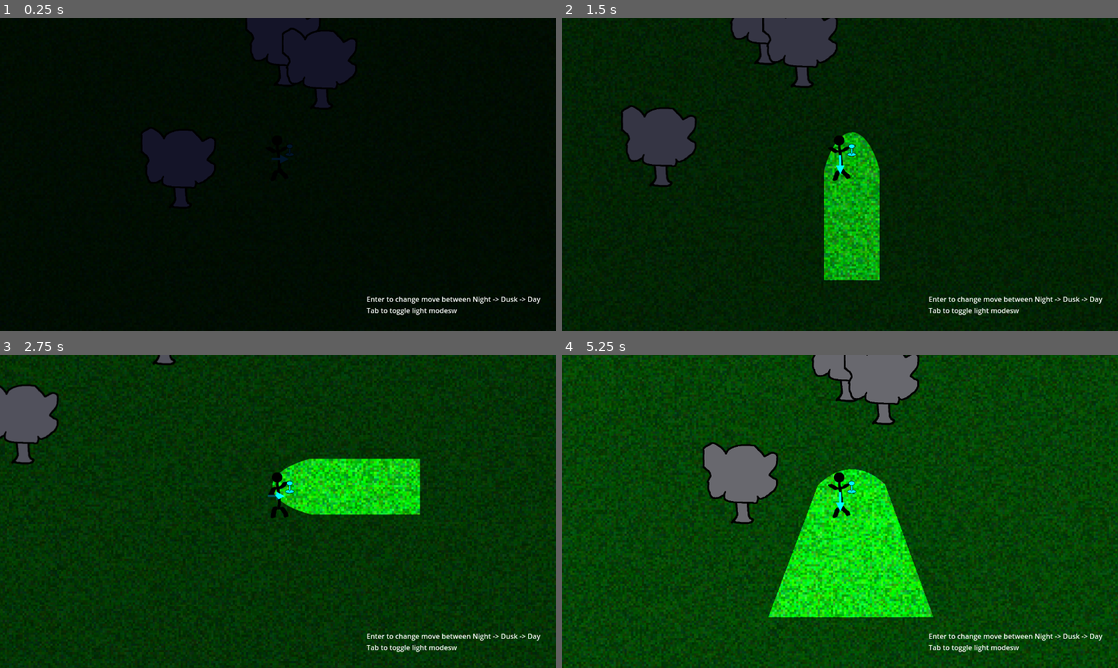
Above: before the commit, frames 1-4 (two rows, left to right).
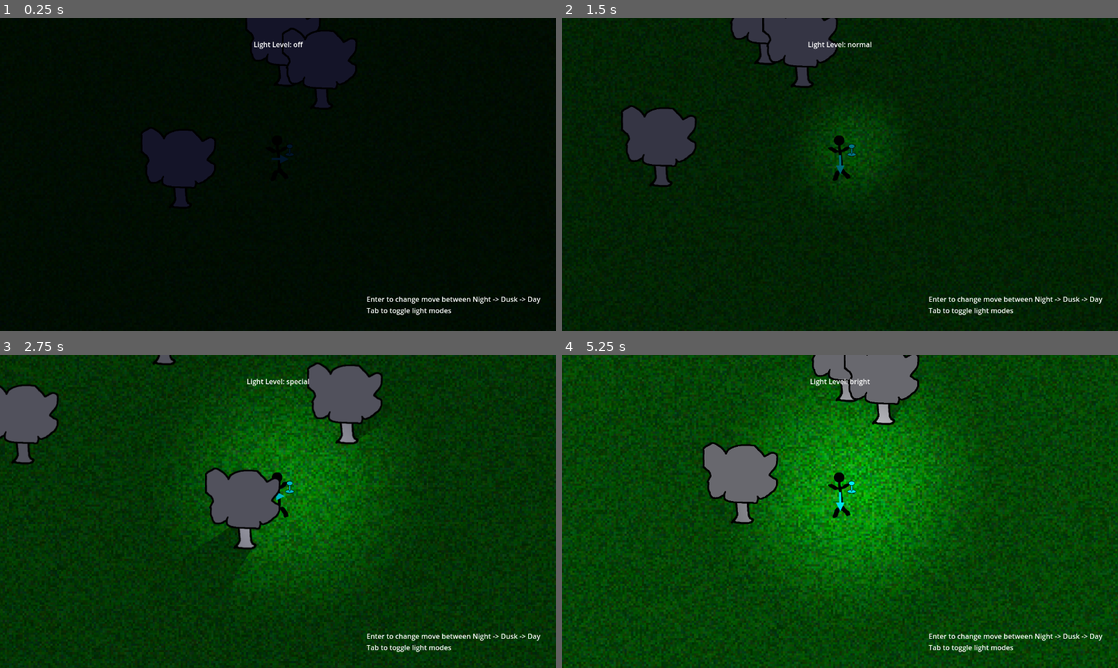
Above: after the commit, the same moments.

Repository: Small-Loan-Studio/TGO
Game: Godot game, scene res://Scratch/Movement/TestMovement.tscn
Two runs of this game, one before a commit and one after it. Both use one fixed random seed, a clock stepped at 60 frames per second and the inputs below. The project has no main scene, so this scene is started directly.
Inputs:
- Up to frame 1 (0.25 s): no input
- Up to frame 2 (1.5 s): tap Enter (ui_accept) at 0.5, 0.77, 0.8, 1.07, 1.35 s; hold Right (right) 0.53-1.28 s; hold Tab (ui_text_completion_replace) 0.53-1.28 s; hold Down (down) from 1.28 s (still down)
- Up to frame 3 (2.75 s): tap Enter (ui_accept) at 1.52, 1.82, 2.3 s; tap Tab (ui_text_completion_replace) at 1.55 s; release Down (down) at 2.03 s; hold Right (right) from 2.03 s (still down); hold Tab (ui_text_completion_replace) from 2.03 s (still down)
- Up to frame 4 (5.25 s): release Right (right) at 2.78 s; release Tab (ui_text_completion_replace) at 2.78 s; hold Up (up) 2.78-3.53 s; tap Tab (ui_text_completion_replace) at 2.85, 4.35 s; tap Enter (ui_accept) at 3.02, 3.32, 4.52, 4.82 s; hold Enter (ui_accept) 3.53-4.28 s; hold Left (left) 3.53-5.03 s; hold Down (down) from 5.03 s (still down); hold Tab (ui_text_completion_replace) from 5.03 s (still down)

The runs differ from the first frame. In frame 1, 0.1% of the frame differs, in the area x 45-83%, y 7-95%; in frame 2, 5.2%; in frame 3, 17%; in frame 4, 20%, in the area x 32-83%, y 7-95%.

Commit message:
Adds detectable component proof of concept (#9)
Summary

    Switches light to a 360 degree pattern based on feedback from Keumars
    Adds scene we can add to parent that takes action when detected/"undetected" by the lamp. Currently used to hide and show the two special trees

Details

The detectable scene has two modes:

    if no connections are made to the detected signal it does a default of get_parent().show() or hide() to make the simple thing (make things visible or not) easy
    if a connection is made to the detected signal it will emit that with a bool indicating if the object was detected or undetected.

Lamp has been updated so that each lamp light level has a corresponding beam sensor (an Area2D with appropriate mask set). When switching between lamp levels the non-active level sensors will be set to a) .enabled = false to stop emitting light and b) the level's Area2D with get .monitoring = false to stop detecting items.
Detection

When a Detectable passes into the Area2D of the lamp the corresponding Lamp's signal handler will get triggered which calls set_detected kicking off the configured effect.

We use this setup (instead of the Detectables being the initiator of action) because it felt logically sound that the lamp would be the thing that triggers action. It would be plausible to switch the control here but it's not clear there is a need.
Demo

    A demo of the old (beam-based) lamp/detection is available here -- https://youtu.be/d_KSZtceeB0
    A newer gif of radial detection is available in this thread

Diff:
--- /dev/null
+++ b/Scenes/Components/Detectable.gd
@@ -0,0 +1,28 @@
+class_name Detectable
+extends Area2D
+
+## A node that can be used to trigger behavior when the a [Lamp] area
+## triggers collision. Typically this will be used to show or hide a
+## scene when it passes in/out of the Lamp's range for various light
+## levels.
+##
+## If no connections are made to [signal Detectable.detected] the default
+## behavior will be to call [code]get_parent().show()[/code] on area enter
+## and [code]get_parent().hide()[/code] on area exit.
+##
+## Because we control callision checking from the light logic for calling
+## this lives in Lamp/Beam/Area signal handlers.
+
+## detected is emitted when the Detectable node enters or exits an [Area2D] with
+## the
+signal detected(is_detected: bool)
+
+func set_detected(is_detected: bool) -> void:
+	if detected.get_connections().size() > 0:
+		detected.emit(is_detected)
+	else:
+		# print('default set_detected(' + str(is_detected) + ')')
+		if is_detected:
+			get_parent().show()
+		else:
+			get_parent().hide()
--- /dev/null
+++ b/Scenes/Components/Detectable.tscn
@@ -0,0 +1,9 @@
+[gd_scene load_steps=2 format=3 uid="uid://br40hkaamyscb"]
+
+[ext_resource type="Script" path="res://Scenes/Components/Detectable.gd" id="1_bf6qr"]
+
+[node name="Detectable" type="Area2D"]
+collision_layer = 0
+collision_mask = 0
+monitoring = false
+script = ExtResource("1_bf6qr")
--- a/Scenes/Components/Lamp.gd
+++ b/Scenes/Components/Lamp.gd
@@ -6,38 +6,54 @@
 # to get the angle we actually want for it
 const BASE_OFFSET = PI/2
 
-var light_level: Enums.LightLevel:
-	set(ll):
-		match ll:
-			Enums.LightLevel.OFF:
-				_replace_beam(null)
-			Enums.LightLevel.NORMAL:
-				_replace_beam(_beam1)
-			Enums.LightLevel.BRIGHT:
-				_replace_beam(_beam2)
-			Enums.LightLevel.SPECIAL:
-				_replace_beam(_beam3)
-			_:
-				printerr("Unknown light level: ", str(ll))
-				_replace_beam(null)
-				ll = Enums.LightLevel.OFF
-		light_level = ll
-	get:
-		return light_level
+var light_level: Enums.LightLevel: set = _set_light_level, get = _get_light_level
+var energy: float
 
 var _light: PointLight2D
+var _detector: Area2D
 var _facing: float
 
 @onready var _beam1: PointLight2D = $Beam
+
 @onready var _beam2: PointLight2D = $Beam2
+@onready var _beam2_detector: Area2D = $Beam2/Area2D
+
 @onready var _beam3: PointLight2D = $Beam3
+@onready var _beam3_detector: Area2D = $Beam3/Area2D
 
-func _replace_beam(new_light: PointLight2D) -> void:
+func _set_light_level(ll: Enums.LightLevel) -> void:
+	match ll:
+		Enums.LightLevel.OFF:
+			_replace_lamp(null, null)
+		Enums.LightLevel.NORMAL:
+			_replace_lamp(_beam1, null)
+		Enums.LightLevel.BRIGHT:
+			_replace_lamp(_beam2, _beam2_detector)
+		Enums.LightLevel.SPECIAL:
+			_replace_lamp(_beam3, _beam3_detector)
+		_:
+			printerr("Unknown light level: ", str(ll))
+			_replace_lamp(null, null)
+			ll = Enums.LightLevel.OFF
+	light_level = ll
+
+func _get_light_level() -> Enums.LightLevel:
+	return light_level
+
+func _replace_lamp(new_light: PointLight2D, new_detector: Area2D) -> void:
 		if _light != null:
-			_light.visible = false
+			_light.enabled = false
+		if _detector != null:
+			_detector.monitoring = false
+
 		_light = new_light
+		_detector = new_detector
+
 		if _light != null:
-			_light.visible = true
+			_light.enabled = true
+			_light.energy = energy
+		if _detector != null:
+			_detector.monitoring = true
 
 func face(rotation_rad: float) -> void:
 	_facing = rotation_rad + BASE_OFFSET
@@ -48,4 +64,26 @@
 		face(rotation)
 		rotation = 0
 	if _light != null:
-		_light.rotation = _facing
+		# disabled since we don't have directional lighting
+		# _light.rotation = _facing
+		_light.energy = energy
+
+func _on_lamp2_exit(area: Area2D) -> void:
+	if area is Detectable:
+		# print('_on_lamp2_exit - ' + area.name + ' / ' + area.get_parent().name)
+		(area as Detectable).set_detected(false)
+
+func _on_lamp2_enter(area: Area2D) -> void:
+	if area is Detectable:
+		# print('_on_lamp2_enter - ' + area.name + ' / ' + area.get_parent().name)
+		(area as Detectable).set_detected(true)
+
+func _on_lamp3_exited(area: Area2D) -> void:
+	if area is Detectable:
+		# print('_on_lamp3_exit - ' + area.name + ' / ' + area.get_parent().name)
+		(area as Detectable).set_detected(false)
+
+func _on_lamp3_entered(area: Area2D) -> void:
+	if area is Detectable:
+		# print('_on_lamp3_enter - ' + area.name + ' / ' + area.get_parent().name)
+		(area as Detectable).set_detected(true)
--- a/Scenes/Components/Lamp.tscn
+++ b/Scenes/Components/Lamp.tscn
@@ -1,9 +1,9 @@
-[gd_scene load_steps=6 format=3 uid="uid://skr46k6x628f"]
+[gd_scene load_steps=8 format=3 uid="uid://skr46k6x628f"]
 
 [ext_resource type="Texture2D" uid="uid://d31hn0w3ipo6r" path="res://Art/Lamp/lamp_stub.png" id="1_nrjcp"]
 [ext_resource type="Script" path="res://Scenes/Components/Lamp.gd" id="1_q4dyi"]
-[ext_resource type="Texture2D" uid="uid://yov0h2kg54t0" path="res://Art/Lamp/spotlight_1.png" id="2_pf72o"]
-[ext_resource type="Texture2D" uid="uid://cp8ewby135obl" path="res://Art/Lamp/spotlight_2.png" id="4_ul04f"]
+[ext_resource type="Texture2D" uid="uid://c5pogm6rpt7wo" path="res://Art/Environment/ground.png" id="2_05qxh"]
+[ext_resource type="Texture2D" uid="uid://bscia2jifnte5" path="res://Art/Lamp/spot_radius1.png" id="4_e3mrh"]
 
 [sub_resource type="SpriteFrames" id="SpriteFrames_0qdc1"]
 animations = [{
@@ -16,45 +16,79 @@
 "speed": 5.0
 }]
 
+[sub_resource type="CircleShape2D" id="CircleShape2D_h6o6t"]
+radius = 160.0
+
+[sub_resource type="CircleShape2D" id="CircleShape2D_gqf63"]
+radius = 160.0
+
 [node name="Lamp" type="Node2D"]
 script = ExtResource("1_q4dyi")
+
+[node name="Ground" type="Sprite2D" parent="."]
+visible = false
+light_mask = 63
+visibility_layer = 63
+position = Vector2(4, 7.00002)
+scale = Vector2(1.2375, 1.45)
+texture = ExtResource("2_05qxh")
 
 [node name="AnimatedSprite2D" type="AnimatedSprite2D" parent="."]
 texture_filter = 1
 sprite_frames = SubResource("SpriteFrames_0qdc1")
 
 [node name="Beam" type="PointLight2D" parent="."]
-visible = false
 show_behind_parent = true
 light_mask = 3
 visibility_layer = 3
 rotation = 1.5708
+enabled = false
 energy = 0.9
 shadow_enabled = true
 shadow_item_cull_mask = 2
-texture = ExtResource("2_pf72o")
-offset = Vector2(-130, 0)
+texture = ExtResource("4_e3mrh")
 
 [node name="Beam2" type="PointLight2D" parent="."]
-visible = false
 show_behind_parent = true
 light_mask = 3
 visibility_layer = 3
 rotation = 1.5708
+scale = Vector2(2, 2)
+enabled = false
 energy = 0.9
 shadow_enabled = true
 shadow_item_cull_mask = 2
-texture = ExtResource("4_ul04f")
-offset = Vector2(-130, 0)
+texture = ExtResource("4_e3mrh")
+
+[node name="Area2D" type="Area2D" parent="Beam2"]
+collision_layer = 0
+collision_mask = 8
+monitoring = false
+
+[node name="CollisionShape2D" type="CollisionShape2D" parent="Beam2/Area2D"]
+shape = SubResource("CircleShape2D_h6o6t")
 
 [node name="Beam3" type="PointLight2D" parent="."]
-visible = false
 show_behind_parent = true
 light_mask = 3
 visibility_layer = 3
 rotation = 1.5708
+scale = Vector2(2, 2)
+enabled = false
 energy = 0.9
 shadow_enabled = true
 shadow_item_cull_mask = 2
-texture = ExtResource("2_pf72o")
-offset = Vector2(-130, 0)
+texture = ExtResource("4_e3mrh")
+
+[node name="Area2D" type="Area2D" parent="Beam3"]
+collision_layer = 0
+collision_mask = 24
+monitoring = false
+
+[node name="CollisionShape2D" type="CollisionShape2D" parent="Beam3/Area2D"]
+shape = SubResource("CircleShape2D_gqf63")
+
+[connection signal="area_entered" from="Beam2/Area2D" to="." method="_on_lamp2_enter"]
+[connection signal="area_exited" from="Beam2/Area2D" to="." method="_on_lamp2_exit"]
+[connection signal="area_entered" from="Beam3/Area2D" to="." method="_on_lamp3_entered"]
+[connection signal="area_exited" from="Beam3/Area2D" to="." method="_on_lamp3_exited"]
--- /dev/null
+++ b/Scratch/Movement/SpecialTree.gd
@@ -0,0 +1,8 @@
+extends Node2D
+
+func set_detected(is_detected: bool) -> void:
+	print('special tree detection state: ' + str(is_detected))
+	if is_detected:
+		show()
+	else:
+		hide()
--- a/Scratch/Movement/TestMovement.gd
+++ b/Scratch/Movement/TestMovement.gd
@@ -3,6 +3,7 @@
 var _state: int = 0
 
 @onready var _modulate: CanvasModulate = $CanvasModulate
+@onready var _light_level_label: Label = $CanvasLayer/Label2
 
 func _ready() -> void:
 	if !_modulate.visible:
@@ -17,7 +18,7 @@
 		# This is hideous and for demo purposes only kill it with fire and refactor
 		# something if you're inclined to use it.
 		t.tween_property(
-			$Player.get_node('Lamp').get_node('Beam'),
+			$Player.get_node('Lamp'),
 			'energy',
 			get_energy_target(_state),
 			2)
@@ -25,6 +26,8 @@
 		var lamp: Lamp = $Player/Lamp
 		var cur_level := lamp.light_level
 		lamp.light_level = ((lamp.light_level) + 1) % Enums.LightLevel.size()
+		lamp.energy = get_energy_target(_state)
+		_light_level_label.text = 'Light Level: ' + Enums.light_level_name(lamp.light_level)
 
 func get_target(state: int) -> Color:
 	match state:
--- a/Scratch/Movement/TestMovement.tscn
+++ b/Scratch/Movement/TestMovement.tscn
@@ -1,9 +1,19 @@
-[gd_scene load_steps=5 format=3 uid="uid://bloeamr51ecuu"]
+[gd_scene load_steps=9 format=3 uid="uid://bloeamr51ecuu"]
 
 [ext_resource type="Script" path="res://Scratch/Movement/TestMovement.gd" id="1_ve0b0"]
 [ext_resource type="Texture2D" uid="uid://c5pogm6rpt7wo" path="res://Art/Environment/ground.png" id="2_l7wsh"]
 [ext_resource type="PackedScene" uid="uid://bqt4tgvypxvop" path="res://Scratch/Movement/Tree.tscn" id="4_diq26"]
+[ext_resource type="PackedScene" uid="uid://br40hkaamyscb" path="res://Scenes/Components/Detectable.tscn" id="5_bu4le"]
 [ext_resource type="PackedScene" uid="uid://mqvl5162rawb" path="res://Scenes/Devin.tscn" id="6_4inpa"]
+[ext_resource type="Script" path="res://Scratch/Movement/SpecialTree.gd" id="6_w7pnc"]
+
+[sub_resource type="CapsuleShape2D" id="CapsuleShape2D_vk0vj"]
+radius = 43.0
+height = 180.0
+
+[sub_resource type="CapsuleShape2D" id="CapsuleShape2D_4q70d"]
+radius = 33.0
+height = 176.0
 
 [node name="TestMovement" type="Node2D"]
 y_sort_enabled = true
@@ -28,6 +38,28 @@
 [node name="Tree" parent="." instance=ExtResource("4_diq26")]
 position = Vector2(45, 147)
 
+[node name="Detect2Tree" parent="." instance=ExtResource("4_diq26")]
+visible = false
+position = Vector2(791, 101)
+
+[node name="Detectable" parent="Detect2Tree" instance=ExtResource("5_bu4le")]
+collision_layer = 24
+
+[node name="CollisionShape2D" type="CollisionShape2D" parent="Detect2Tree/Detectable"]
+position = Vector2(3, 4)
+shape = SubResource("CapsuleShape2D_vk0vj")
+
+[node name="Detect3Tree" parent="." instance=ExtResource("4_diq26")]
+visible = false
+position = Vector2(556, 343)
+script = ExtResource("6_w7pnc")
+
+[node name="Detectable" parent="Detect3Tree" instance=ExtResource("5_bu4le")]
+collision_layer = 16
+
+[node name="CollisionShape2D" type="CollisionShape2D" parent="Detect3Tree/Detectable"]
+shape = SubResource("CapsuleShape2D_4q70d")
+
 [node name="Tree2" parent="." instance=ExtResource("4_diq26")]
 position = Vector2(370, -81)
 
@@ -43,4 +75,17 @@
 offset_right = 1258.0
 offset_bottom = 684.0
 text = "Enter to change move between Night -> Dusk -> Day
-Tab to toggle light modesw"
+Tab to toggle light modes"
+
+[node name="Label2" type="Label" parent="CanvasLayer"]
+anchors_preset = 5
+anchor_left = 0.5
+anchor_right = 0.5
+offset_left = -46.0
+offset_top = 49.0
+offset_right = 46.0
+offset_bottom = 72.0
+grow_horizontal = 2
+text = "Light Level: off"
+
+[connection signal="detected" from="Detect3Tree/Detectable" to="Detect3Tree" method="set_detected"]
--- a/project.godot
+++ b/project.godot
@@ -62,6 +62,8 @@
 2d_render/layer_20="Devin"
 2d_physics/layer_1="Collisions"
 2d_physics/layer_2="Interactions"
+2d_physics/layer_4="LightLevel2"
+2d_physics/layer_5="LightLevel3"
 
 [physics]
 
Binary file added: Art/Lamp/spot_radius1.png
Not shown, added: Art/Lamp/spot_radius1.png.import
